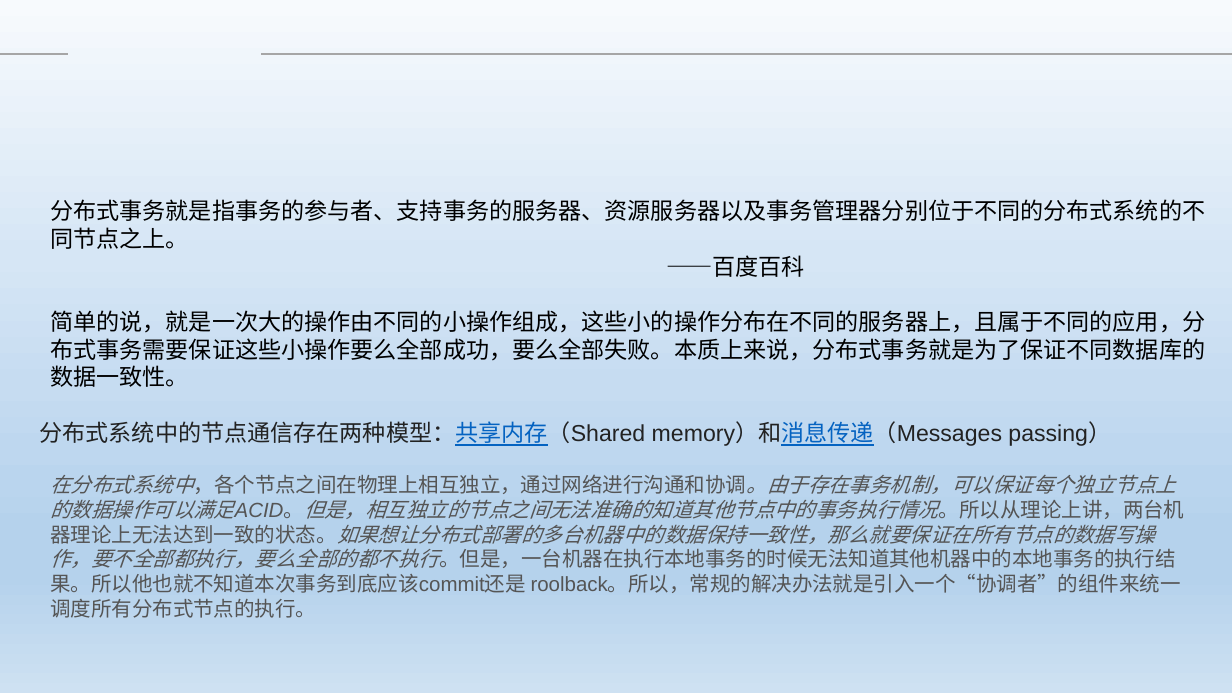
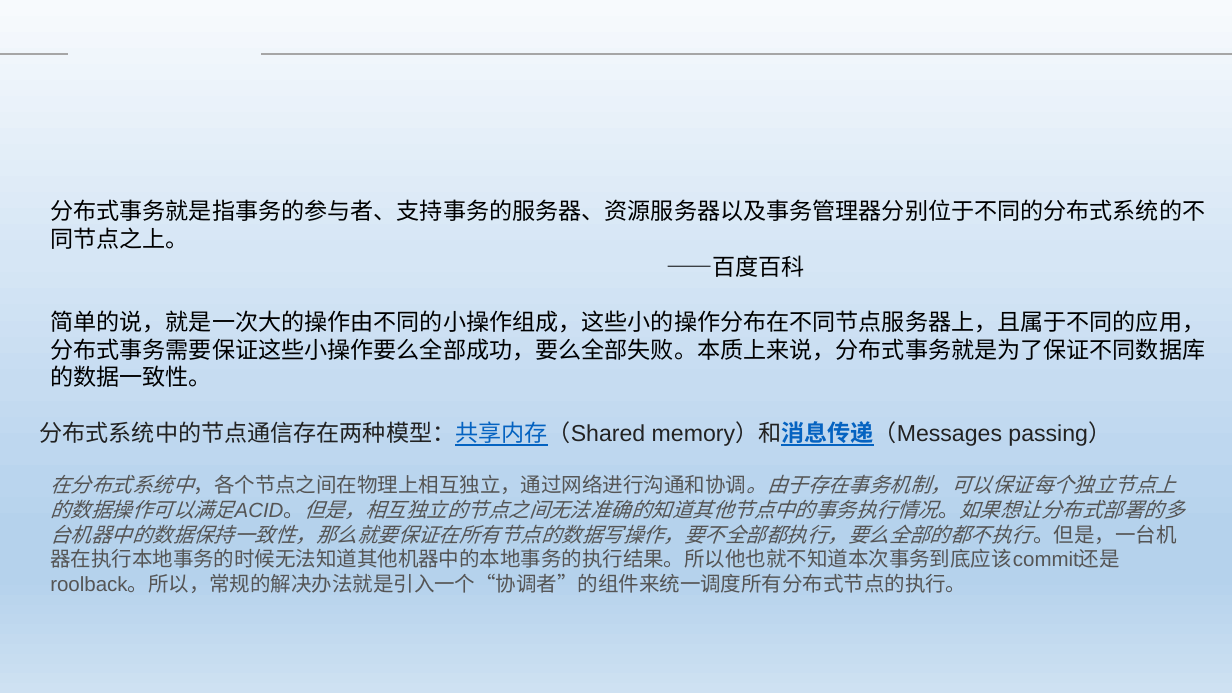
Before and after one commit to Heffie199/zhao_Note, a slide deck: slide 2 of 分布式事务的解决方案 .pptx. Drawn at 1232x693 pixels with LibreOffice and Linux fonts; fonts in the diff are those of the drawing; background and template pictures are left out. Boxes give left, top, right and bottom in pixels: in the first picture for what was removed or moved away, otherwise in the second. Text is boxed around its words. In the diff, an @@ line names an element or a change of style, - is before the commit and + after.

```diff
--- a/分布式事务的解决方案 .pptx
+++ b/分布式事务的解决方案 .pptx
@@ text at (x1=50, y1=310, x2=1205, y2=387): text changed @@
-简单的说，就是一次大的操作由不同的小操作组成，这些小的操作分布在不同的服务器上，且属于不同的应用，分布式事务需要保证这些小操作要么全部成功，要么全部失败。本质上来说，分布式事务就是为了保证不同数据库的数据一致性。
+简单的说，就是一次大的操作由不同的小操作组成，这些小的操作分布在不同节点服务器上，且属于不同的应用，分布式事务需要保证这些小操作要么全部成功，要么全部失败。本质上来说，分布式事务就是为了保证不同数据库的数据一致性。
@@ text "分布式系统中的节点通信存在两种模型：共享内存（Shared memory）和消息传递（Messages passing）" at (x1=40, y1=421, x2=1111, y2=446): bold on in "memory）和消息传递（Messages" @@
@@ text at (x1=50, y1=474, x2=1184, y2=593): text changed @@
-在分布式系统中，各个节点之间在物理上相互独立，通过网络进行沟通和协调。由于存在事务机制，可以保证每个独立节点上的数据操作可以满足ACID。但是，相互独立的节点之间无法准确的知道其他节点中的事务执行情况。所以从理论上讲，两台机器理论上无法达到一致的状态。如果想让分布式部署的多台机器中的数据保持一致性，那么就要保证在所有节点的数据写操作，要不全部都执行，要么全部的都不执行。但是，一台机器在执行本地事务的时候无法知道其他机器中的本地事务的执行结果。所以他也就不知道本次事务到底应该commit还是 roolback。所以，常规的解决办法就是引入一个“协调者”的组件来统一调度所有分布式节点的执行。
+在分布式系统中，各个节点之间在物理上相互独立，通过网络进行沟通和协调。由于存在事务机制，可以保证每个独立节点上的数据操作可以满足ACID。但是，相互独立的节点之间无法准确的知道其他节点中的事务执行情况。如果想让分布式部署的多台机器中的数据保持一致性，那么就要保证在所有节点的数据写操作，要不全部都执行，要么全部的都不执行。但是，一台机器在执行本地事务的时候无法知道其他机器中的本地事务的执行结果。所以他也就不知道本次事务到底应该commit还是 roolback。所以，常规的解决办法就是引入一个“协调者”的组件来统一调度所有分布式节点的执行。
```
Also in this commit, not shown: 4 other slides changed.
